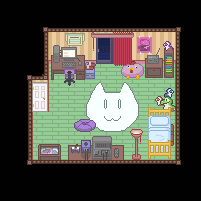
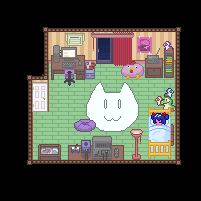
Before/after of a (201, 201) layered artwork. What changed in the layer stack:
showed "bed bury sleep" over [149, 112, 170, 142]
